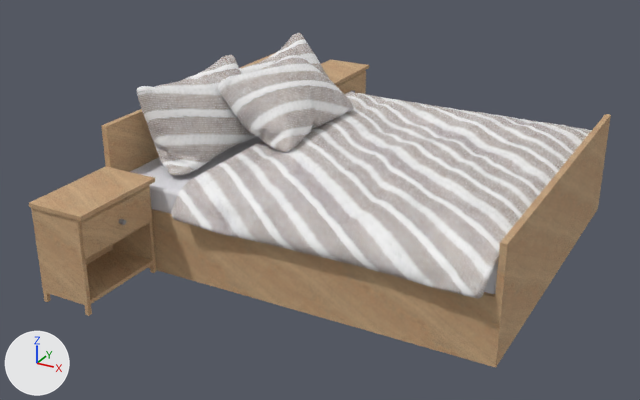
The FBX model VR_Showroom/Assets/3D/Bed_large.FBX as it was, and as the next commit left it.
The view is the same before and after, from a 50 mm camera at (3.23, 1.97, 6.08) aimed at (1.19, 5.67, 4.23). Arrows for +X, +Y and +Z are at lower left; the lights stay in place. Where no turn or scale is listed for an object, it has been applied to the vertices. Vertices at the same position are counted once.

Script lines for the objects in view, before the commit:
```python
me_mesh = bpy.data.meshes.new('Mesh')
me_mesh.from_pydata(...)  # 367 vertices, 321 faces; spans x -1.0..1.0, y -1.4..1.4, z 0.0..0.71
# faces by material slot: [28, 170, 123]
me_mesh.materials.append(mat_metall_rustfritt)  # grey #929092
me_mesh.materials.append(mat_tre_furu_horison)
me_mesh.materials.append(mat_stoff_hvitt)  # picture img_homespun_white_jpg
me_mesh_001 = bpy.data.meshes.new('Mesh.001')
me_mesh_001.from_pydata(...)  # 8516 vertices, 17028 faces; spans x -0.185..0.188, y -0.386..0.389, z -0.176..0.24
me_mesh_001.materials.append(mat_stoff_puter)
me_mesh_002 = bpy.data.meshes.new('Mesh.002')
me_mesh_002.from_pydata(...)  # 8516 vertices, 17028 faces; spans x -0.217..0.231, y -0.39..0.389, z -0.161..0.197
me_mesh_002.materials.append(mat_stoff_puter)
me_mesh_004 = bpy.data.meshes.new('Mesh.004')
me_mesh_004.from_pydata(...)  # 17110 vertices, 34216 faces; spans x -0.76..0.76, y -1.01..1.01, z -0.13..0.13
me_mesh_004.materials.append(mat_stoff_sengetøy_stor)
ob_duvet = bpy.data.objects.new('Duvet', me_mesh_004)
ob_duvet.location = (1.584, 5.881, 4.419)
ob_large_bed = bpy.data.objects.new('Large_bed', me_mesh)
ob_large_bed.location = (1.389, 5.879, 4.0)
ob_pillow001 = bpy.data.objects.new('Pillow001', me_mesh_001)
ob_pillow001.location = (0.607, 5.496, 4.642)
ob_pillow002 = bpy.data.objects.new('Pillow002', me_mesh_002)
ob_pillow002.location = (0.882, 5.875, 4.652)
# also in view: 'Pillow003' at (0.64, 6.28, 4.65)
```
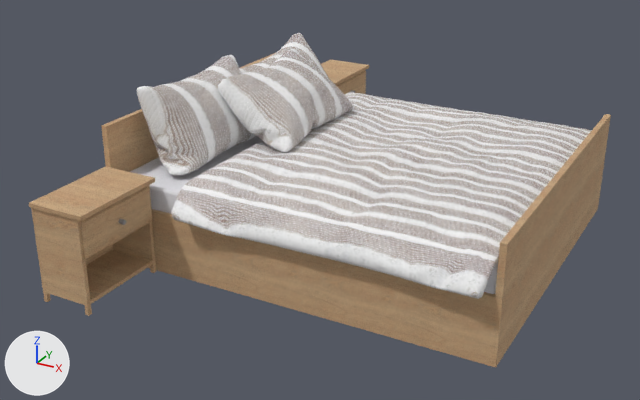
The change, as a list of edits to the scene's bpy script:
```text
Add mat_stoff_sengetøy:
    mat_stoff_sengetøy = principled_material('Stoff-Sengetøy')
    mat_stoff_sengetøy.texture = img_gray_white_stripes_tablecloth_jpg
    mat_stoff_sengetøy.roughness = 0.859
Change me_mesh_002:
    used by ob_pillow002; location = (0.882, 5.875, 4.652)
    remove me_mesh_002.from_pydata(...)  # 8516 vertices, 17028 faces; spans x -0.217..0.231, y -0.39..0.389, z -0.161..0.197
    remove me_mesh_002.materials.append(mat_stoff_puter)
    add me_mesh_002.from_pydata(...)  # 1703 vertices, 3402 faces; spans x -0.217..0.231, y -0.39..0.389, z -0.161..0.197
    me_mesh_002 part 5: 6813 vertices removed from x -0.217..0.231, y -0.39..0.388, z -0.16..0.196
    me_mesh_002 part 6: 188 kept faces spanning x -0.209..0.231, y -0.388..0.389, z -0.157..0.197 get new texture (UV) coordinates
    add me_mesh_002.materials.append(mat_stoff_sengetøy)  # picture img_gray_white_stripes_tablecloth_jpg
Change me_mesh_001:
    used by ob_pillow001; location = (0.607, 5.496, 4.642)
    remove me_mesh_001.from_pydata(...)  # 8516 vertices, 17028 faces; spans x -0.185..0.188, y -0.386..0.389, z -0.176..0.24
    remove me_mesh_001.materials.append(mat_stoff_puter)
    add me_mesh_001.from_pydata(...)  # 1703 vertices, 3402 faces; spans x -0.185..0.188, y -0.386..0.388, z -0.176..0.24
    me_mesh_001 part 1: 6813 vertices removed from x -0.185..0.188, y -0.385..0.389, z -0.176..0.237
    me_mesh_001 part 2: 204 kept faces spanning x -0.18..0.17, y -0.386..0.387, z -0.176..0.235 get new texture (UV) coordinates
    add me_mesh_001.materials.append(mat_stoff_sengetøy)  # picture img_gray_white_stripes_tablecloth_jpg
Change me_mesh_004:
    used by ob_duvet; location = (1.584, 5.881, 4.419)
    remove me_mesh_004.from_pydata(...)  # 17110 vertices, 34216 faces; spans x -0.76..0.76, y -1.01..1.01, z -0.13..0.13
    add me_mesh_004.from_pydata(...)  # 3421 vertices, 6838 faces; spans x -0.76..0.76, y -1.01..1.01, z -0.13..0.13
    me_mesh_004 part 3: 42 vertices moved within x -0.76..0.75, y -0.91..0.94, z -0.07..0.07; 13689 vertices removed from x -0.76..0.76, y -0.99..0.99, z -0.13..0.13
    me_mesh_004 part 4: 784 faces spanning x -0.76..0.76, y -1.01..1.01, z -0.13..0.12 switch from mat_stoff_sengetøy_stor to mat_stoff_sengetøy (picture img_gray_white_stripes_tablecloth_jpg)
```

Pixel boxes (x1, y1, x2, y2) of what changed, in the pictures (640 x 400 px):
part 1 of me_mesh_001, deleted: before (137, 55, 257, 175)
part 2 of me_mesh_001, surface changed: (146, 55, 236, 175) in both
part 3 of me_mesh_004, cut back: before (173, 92, 592, 299); after (178, 97, 492, 259)
part 4 of me_mesh_004, recoloured: (171, 92, 569, 296) in both
part 5 of me_mesh_002, deleted: before (218, 49, 354, 152)
part 6 of me_mesh_002, surface changed: (218, 84, 354, 150) in both
